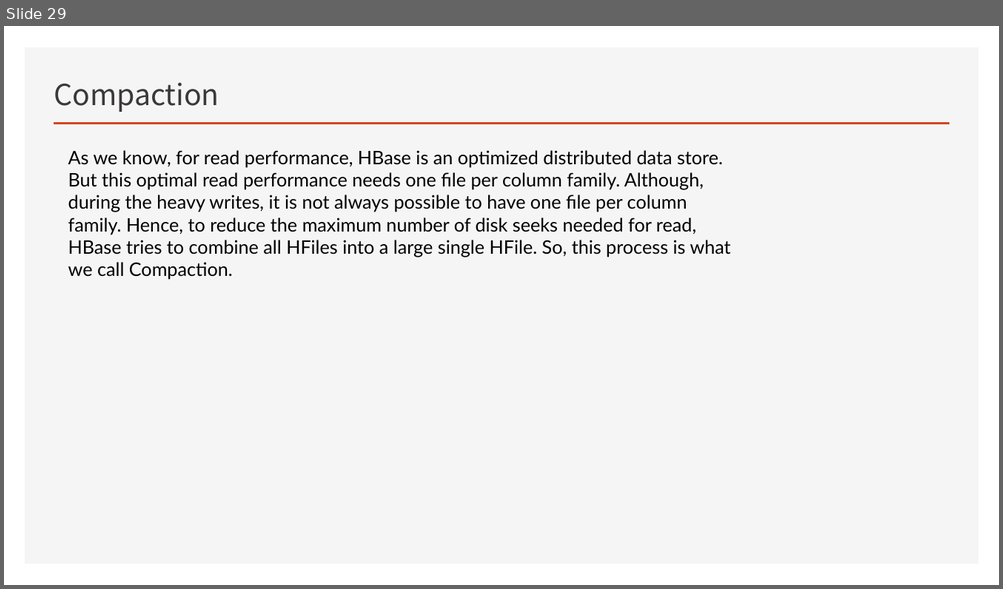
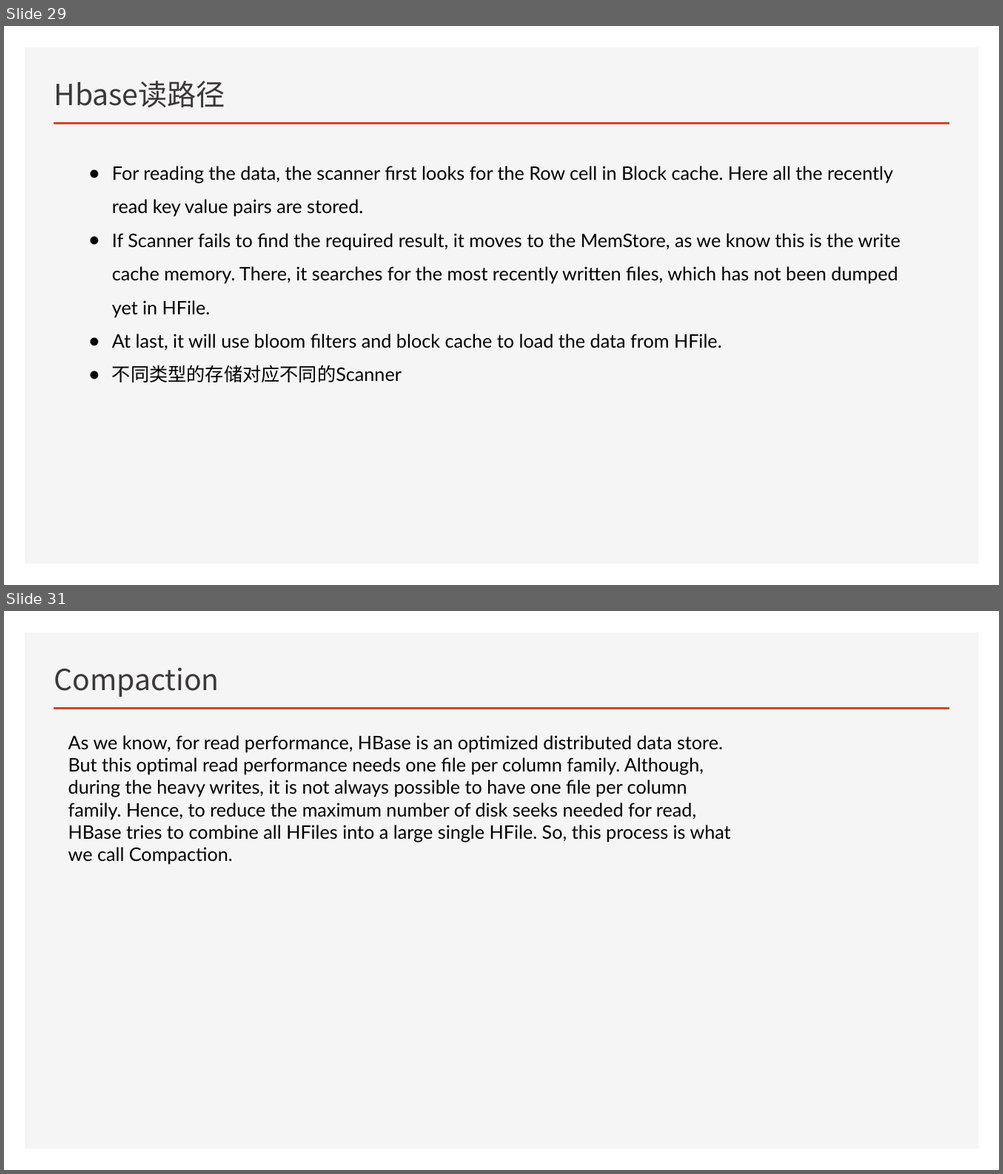
Before and after one commit to Zhangwusheng/Zhangwusheng.github.io, a slide deck: _posts/Hbase基本原理副本.pptx. Shown one above the other, each under a label of ours: slide 29 before the commit, slides 29 and 31 after it; the slides between them are not shown. The pictures are 1003x589 and 1003x1174 pixels, drawn with LibreOffice and Linux fonts; fonts in the diff are those of the drawing. Boxes give left, top, right and bottom in pixels: in the first picture for what was removed or moved away, otherwise in the second. Text is boxed around its words. In the diff, an @@ line names an element or a change of style, - is before the commit and + after.

```diff
--- a/_posts/Hbase基本原理副本.pptx
+++ b/_posts/Hbase基本原理副本.pptx
@@ slide 29 added at [4,26,999,585], background #FFFFFF; not listed: 2 template elements that a slide beside it also shows @@
@@ title added at [54,81,226,107], 28 pt, text #3B3838 @@
+Hbase读路径
@@ text added at [112,166,900,383], 18 pt, text #000000 @@
+● For reading the data, the scanner first looks for the Row cell in Block cache. Here all the recently read key value pairs are stored.
+● If Scanner fails to find the required result, it moves to the MemStore, as we know this is the write cache memory. There, it searches for the most recently written files, which has not been dumped yet in HFile.
+● At last, it will use bloom filters and block cache to load the data from HFile.
+● 不同类型的存储对应不同的Scanner
@@ what was slide 29 is now slide 31 @@
```
Also in this commit, not shown: 3 slides changed, 3 other slides added, 2 slides removed.
